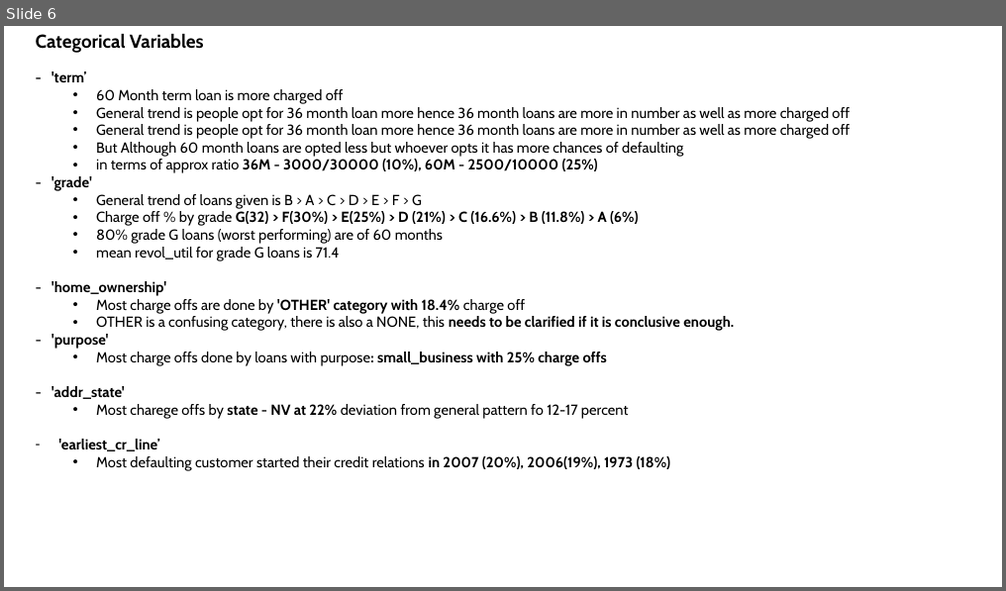
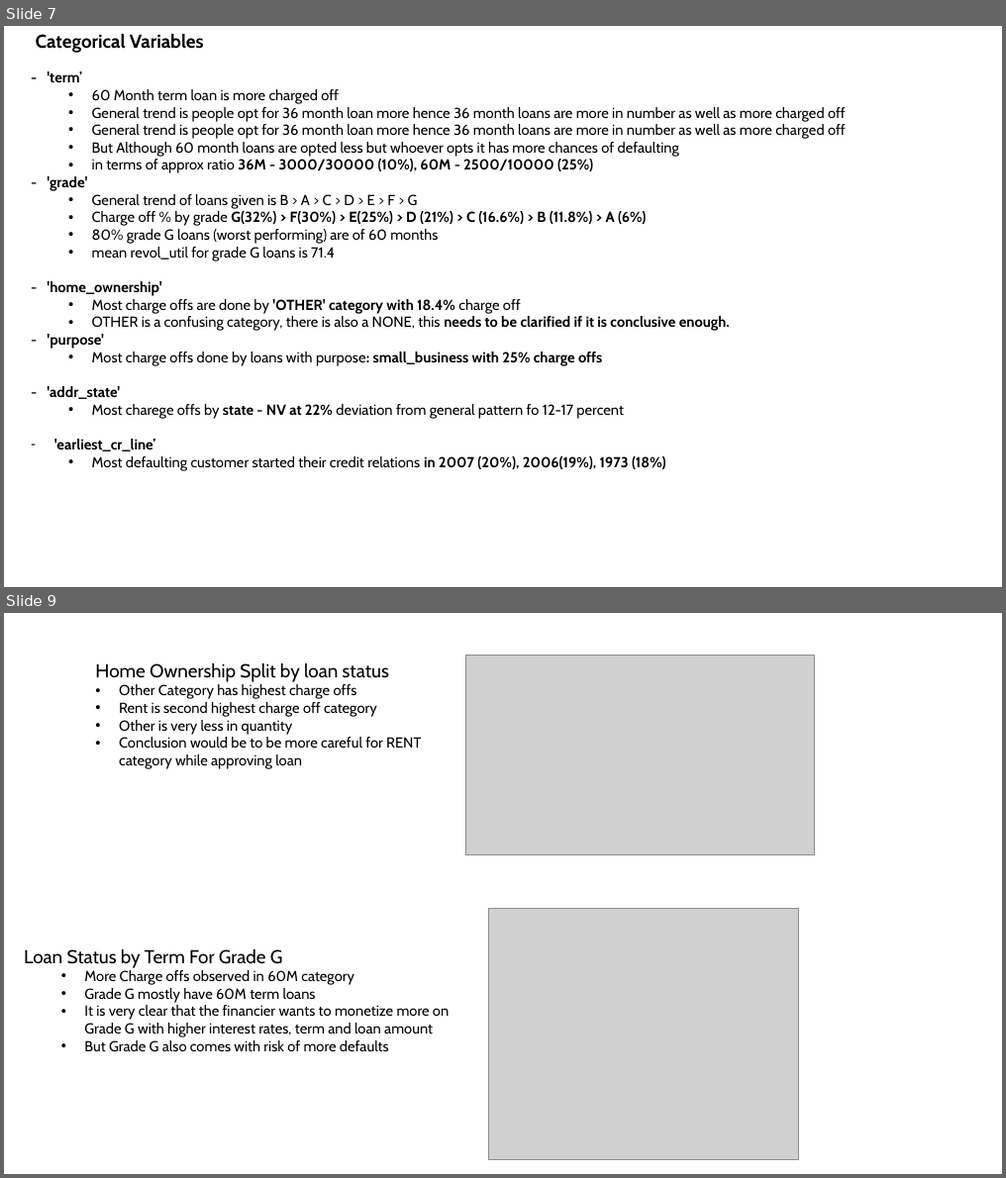
Before and after one commit to VFulara/LendingClubCaseStudy, a slide deck: Presentation.pptx. Shown one above the other, each under a label of ours: slide 6 before the commit, slides 7 and 9 after it; the slides between them are not shown. The pictures are 1006x591 and 1006x1178 pixels, drawn with LibreOffice and Linux fonts; fonts in the diff are those of the drawing; grey boxes stand for pictures. Boxes give left, top, right and bottom in pixels: in the first picture for what was removed or moved away, otherwise in the second. Text is boxed around its words. In the diff, an @@ line names an element or a change of style, - is before the commit and + after.

```diff
--- a/Presentation.pptx
+++ b/Presentation.pptx
@@ slide 9 added at (4,613,1002,1174), background #FFFFFF @@
@@ text added at (95,663,421,769), 14 pt, text #000000 @@
+Home Ownership Split by loan status
+• Other Category has highest charge offs
+• Rent is second highest charge off category
+• Other is very less in quantity
+• Conclusion would be to be more careful for RENT category while approving loan
@@ picture added at (465,656,814,855) @@
@@ picture added at (488,909,798,1160) @@
@@ text added at (24,949,449,1052), 14 pt, text #000000 @@
+Loan Status by Term For Grade G
+  • More Charge offs observed in 60M category
+  • Grade G mostly have 60M term loans
+  • It is very clear that the financier wants to monetize more on Grade G with higher interest rates, term and loan amount
+  • But Grade G also comes with risk of more defaults
@@ what was slide 6 is now slide 7 @@
@@ slide 7 changed as well @@
@@ text at (92,211,646,226): text changed @@
-  • Charge off % by grade G(32) > F(30%) > E(25%) > D (21%) > C (16.6%) > B (11.8%) > A (6%)
+  • Charge off % by grade G(32%) > F(30%) > E(25%) > D (21%) > C (16.6%) > B (11.8%) > A (6%)
```
Also in this commit, not shown: 6 other slides changed, 4 other slides added, 3 slides removed, 5 other files.
